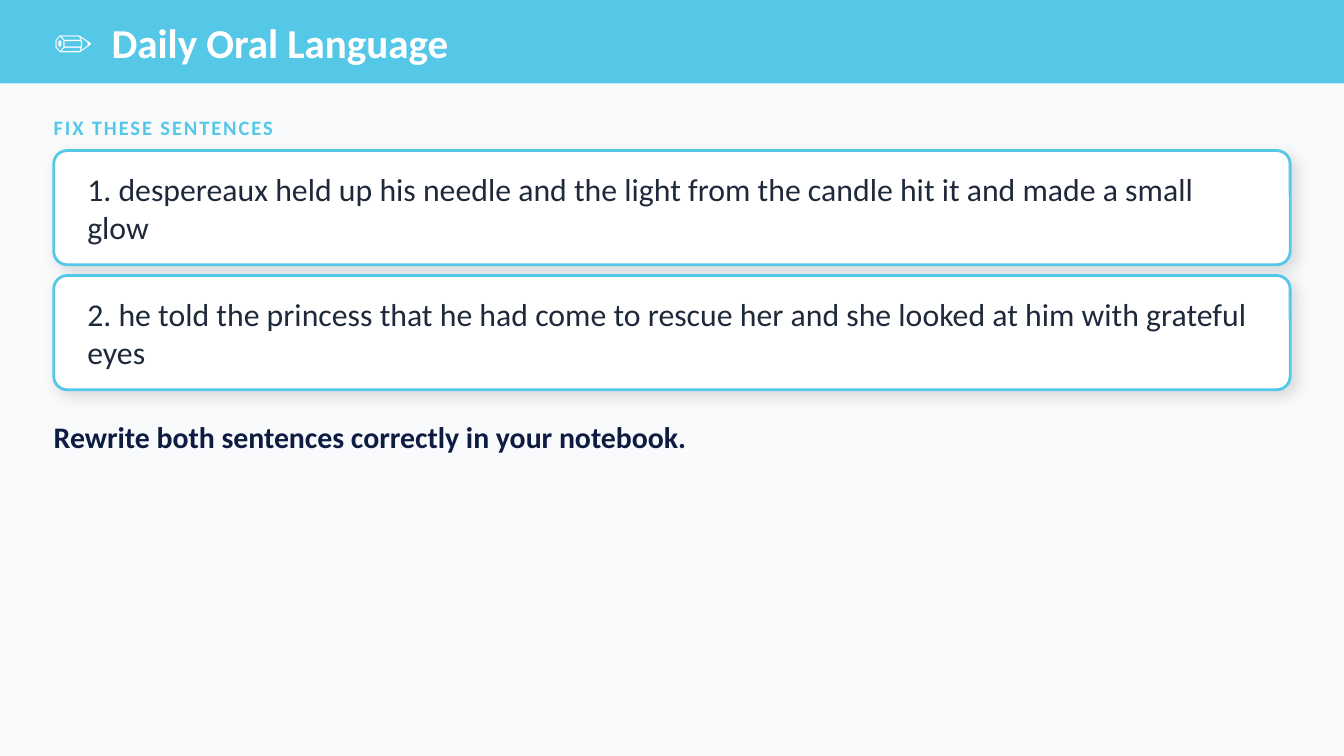
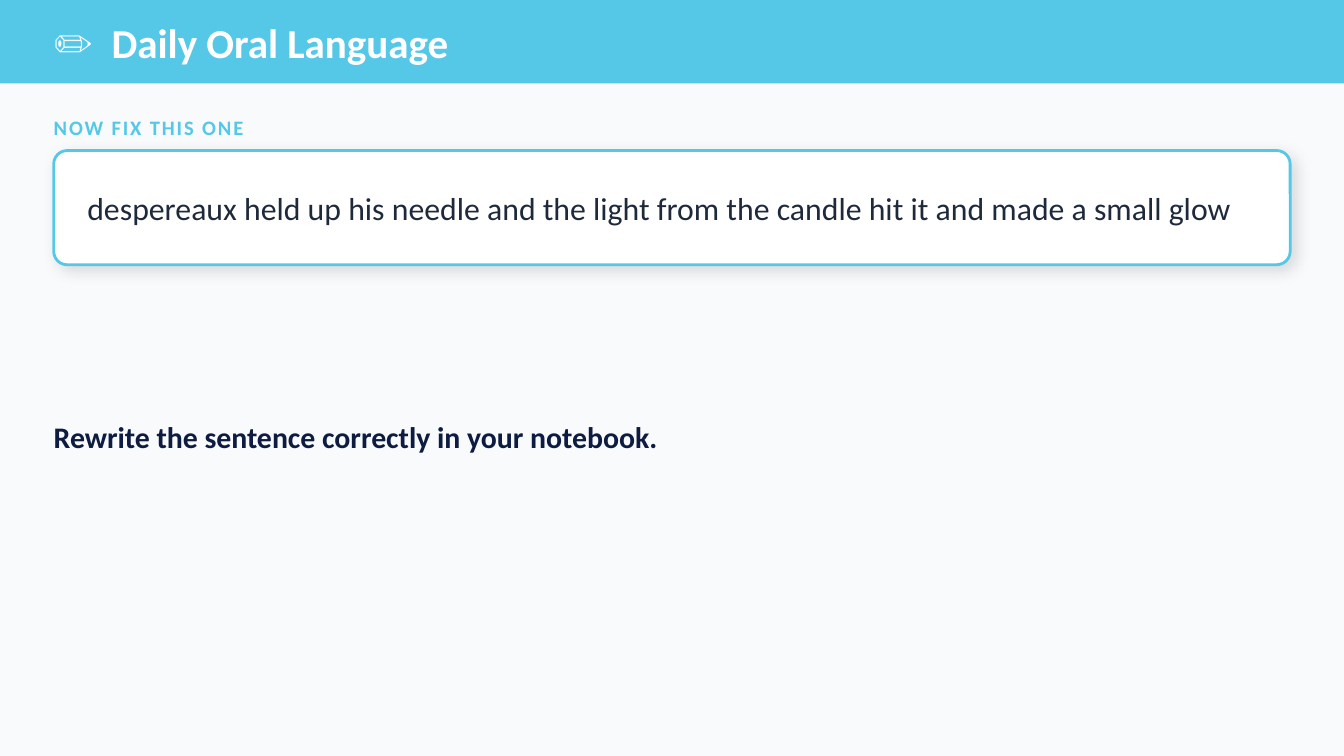
Before and after one commit to optimaondemand/optima-3rd-ela, a slide deck: slide 8 of Planning docs/Slides/lesson-12-2-teacher-slides.pptx (slide 7 before the commit). Drawn at 1344x756 pixels with LibreOffice and Linux fonts; fonts in the diff are those of the drawing. Boxes give left, top, right and bottom in pixels: in the first picture for what was removed or moved away, otherwise in the second. Text is boxed around its words. In the diff, an @@ line names an element or a change of style, - is before the commit and + after.

```diff
--- a/Planning docs/Slides/lesson-12-2-teacher-slides.pptx
+++ b/Planning docs/Slides/lesson-12-2-teacher-slides.pptx
@@ text at (54, 121, 243, 135): text changed @@
-FIX THESE SENTENCES
+NOW FIX THIS ONE
@@ text at (87, 198, 1231, 226): text changed @@
-1. despereaux held up his needle and the light from the candle hit it and made a small glow
+despereaux held up his needle and the light from the candle hit it and made a small glow
@@ rounded rectangle removed at (54, 276, 1290, 390) @@
@@ text removed at (87, 304, 1246, 369) @@
-2. he told the princess that he had come to rescue her and she looked at him with grateful eyes
@@ text at (54, 427, 657, 453): text changed @@
-Rewrite both sentences correctly in your notebook.
+Rewrite the sentence correctly in your notebook.
```
Also in this commit, not shown: 5 other slides changed, 6 slides added, 3 slides removed, 42 other files.
